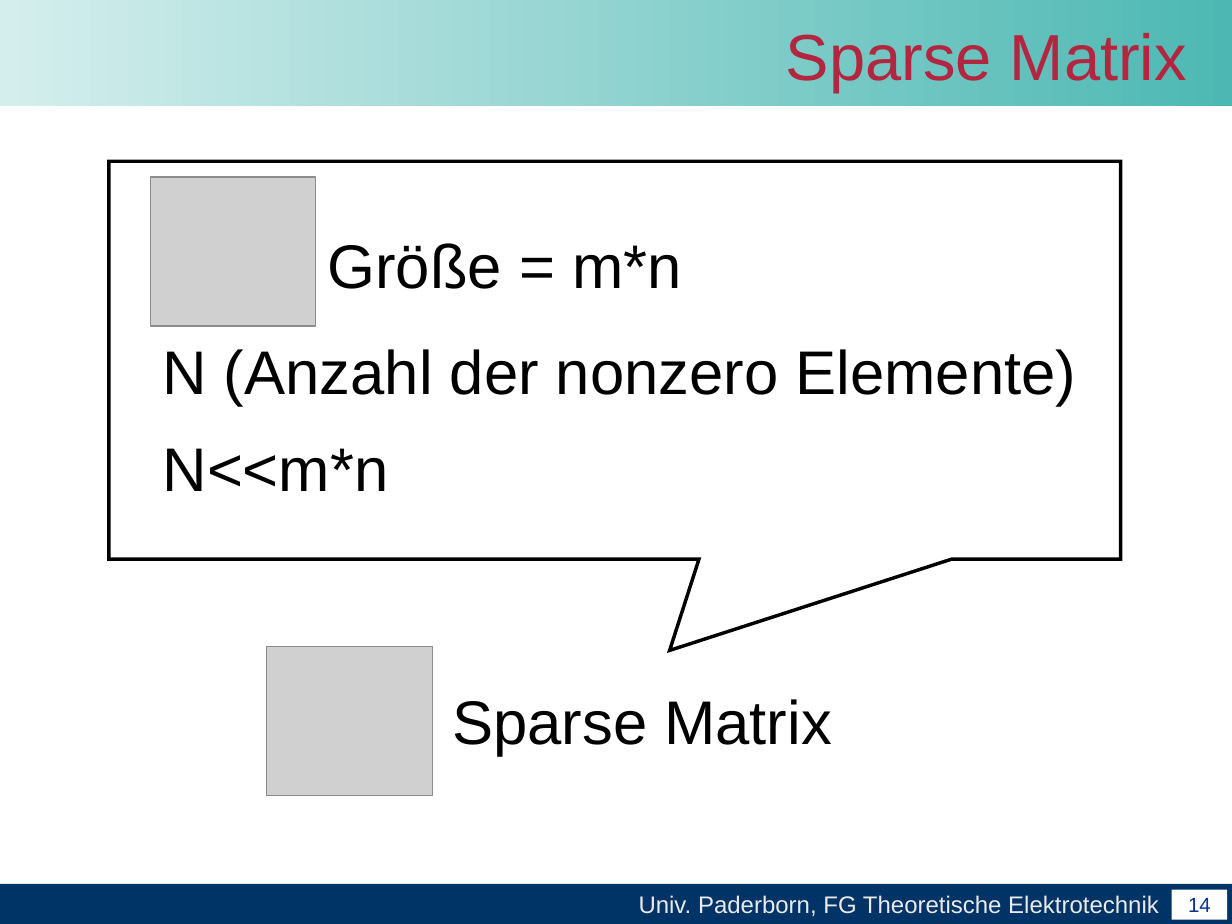
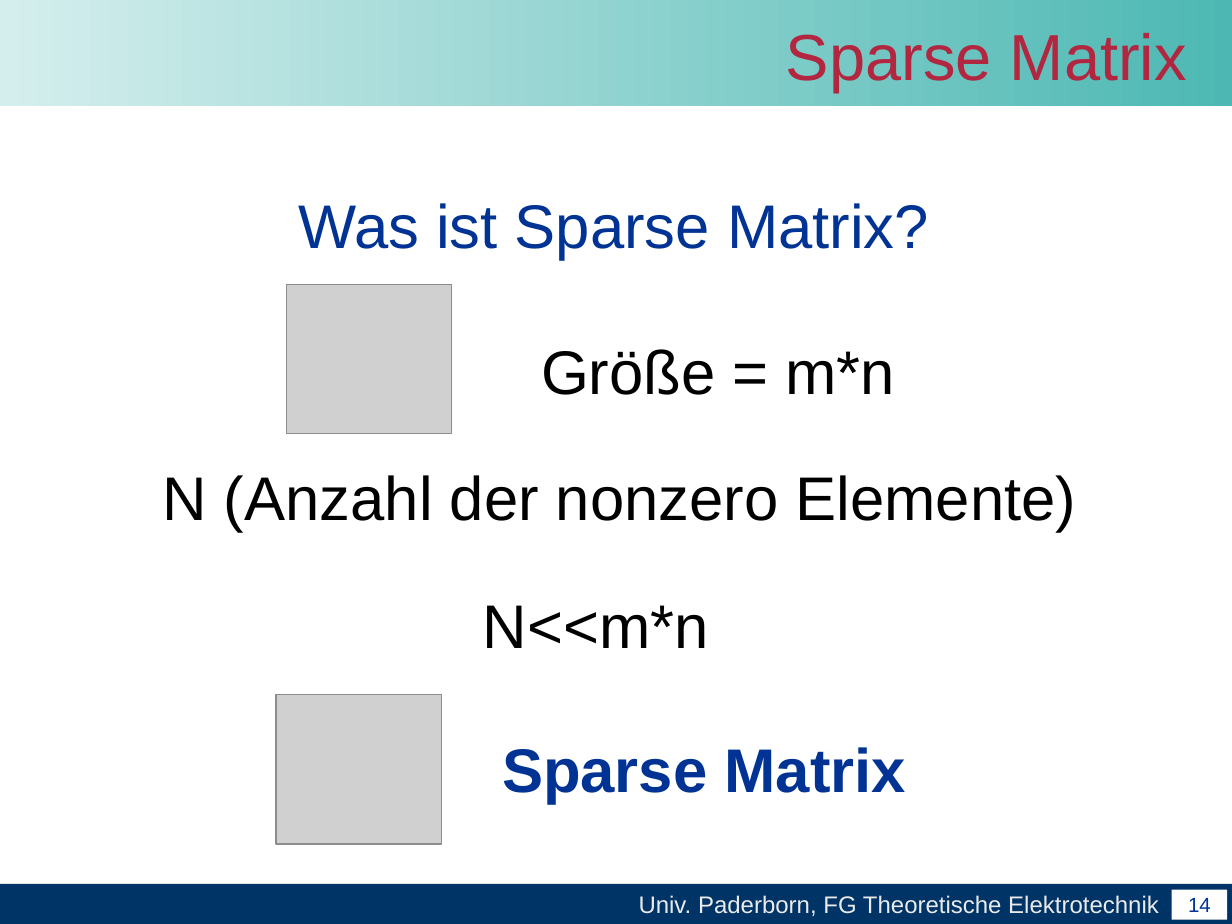
Before and after one commit to unconditional/projektarbeitcuda, a slide deck: slide 14 of Abschlussvortrag/Abschlussvortrag der Projektarbeit CUDA.ppt. Drawn at 1232x924 pixels with LibreOffice and Linux fonts; fonts in the diff are those of the drawing; grey boxes stand for pictures; background and template pictures are left out. Boxes give left, top, right and bottom in pixels: in the first picture for what was removed or moved away, otherwise in the second. Text is boxed around its words. In the diff, an @@ line names an element or a change of style, - is before the commit and + after.

```diff
--- a/Abschlussvortrag/Abschlussvortrag der Projektarbeit CUDA.ppt
+++ b/Abschlussvortrag/Abschlussvortrag der Projektarbeit CUDA.ppt
@@ speech box removed at box(108, 161, 1120, 559) @@
@@ text added at box(298, 203, 929, 260), 36 pt, text #003394 @@
+Was ist Sparse Matrix?
@@ picture: place and size @@
-picture at box(150, 177, 315, 326)
+picture at box(286, 285, 451, 434)
@@ text "Größe = m*n": place and size @@
-text "Größe = m*n" at box(328, 243, 682, 289)
+text "Größe = m*n" at box(541, 349, 896, 395)
@@ text "N (Anzahl der nonzero Elemente)": place and size @@
-text "N (Anzahl der nonzero Elemente)" at box(162, 349, 1077, 405)
+text "N (Anzahl der nonzero Elemente)" at box(162, 475, 1077, 532)
@@ text "N<<m*n": place and size @@
-text "N<<m*n" at box(163, 448, 389, 491)
+text "N<<m*n" at box(483, 605, 709, 648)
@@ picture: place and size @@
-picture at box(266, 647, 431, 796)
+picture at box(276, 695, 441, 844)
@@ text "Sparse Matrix": place and size @@
-text "Sparse Matrix" at box(452, 699, 832, 755)
+text "Sparse Matrix" at box(502, 747, 905, 804)
@@ text "Sparse Matrix" at box(502, 747, 905, 804): text colour #000000 to #003394, bold on @@
```
Also in this commit, not shown: 3 other slides changed.
